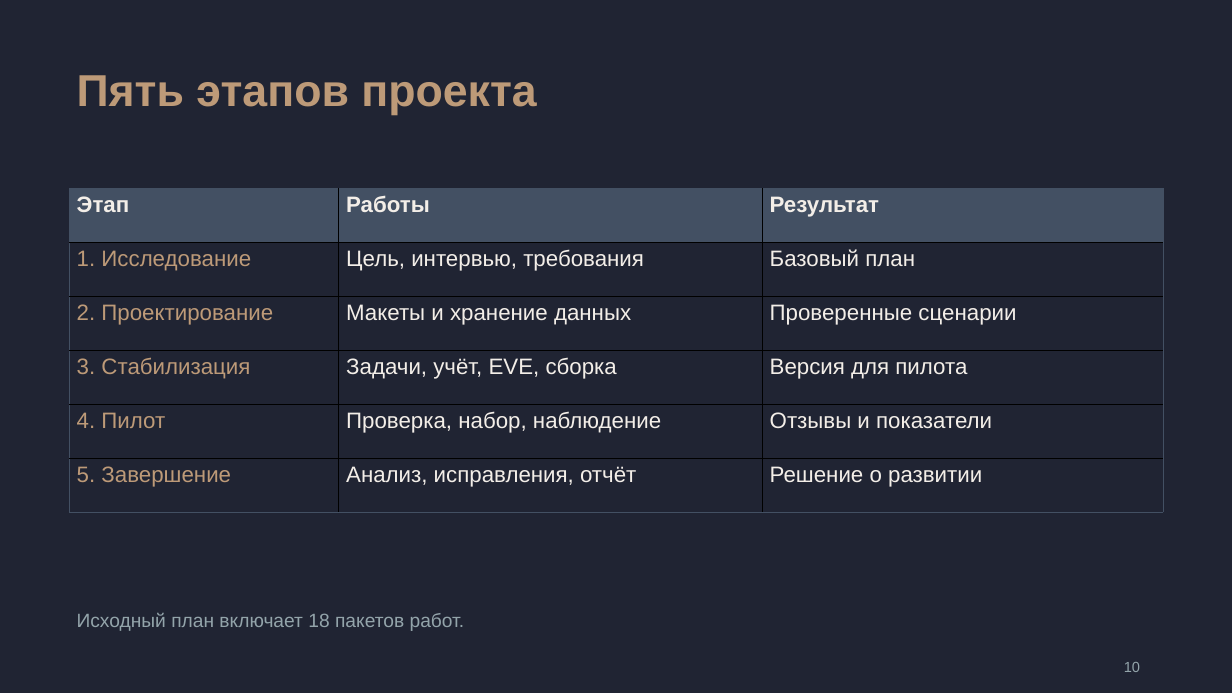
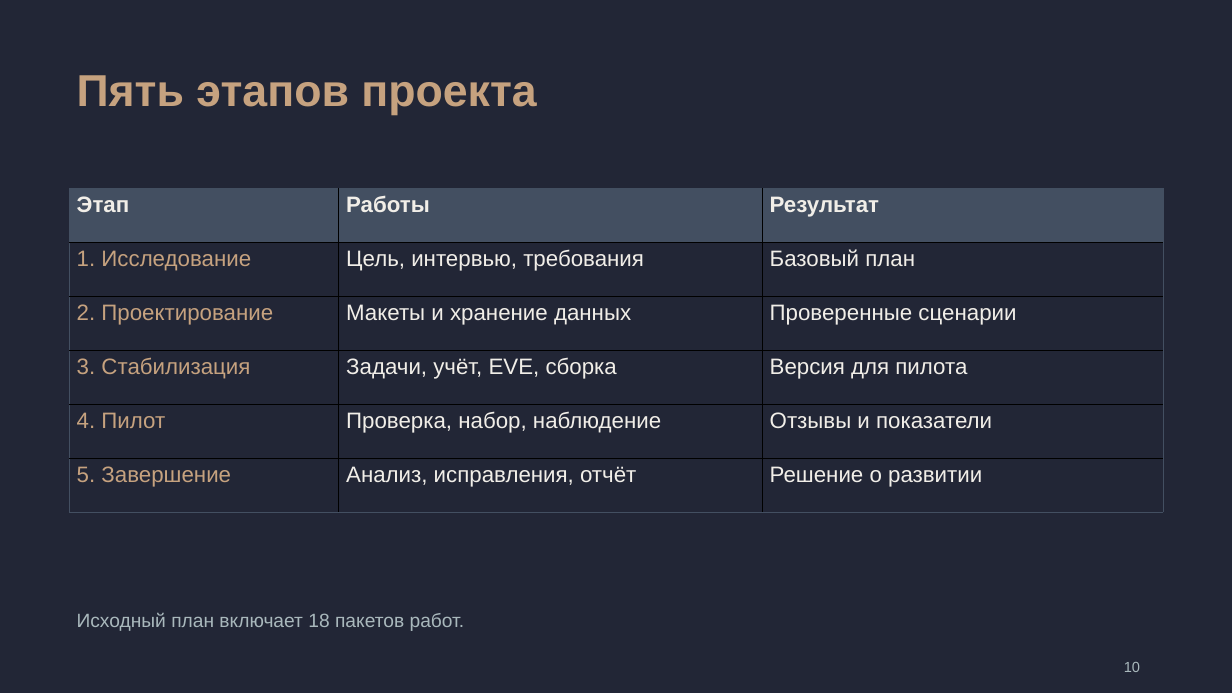
Before and after one commit to kartaamigo/RE-FORM-LIFE, a slide deck: slide 10 of docs/project-plan/RE_FORM_LIFE_simple.pptx. Drawn at 1232x693 pixels with LibreOffice and Linux fonts; fonts in the diff are those of the drawing. Boxes give left, top, right and bottom in pixels: in the first picture for what was removed or moved away, otherwise in the second. Text is boxed around its words. In the diff, an @@ line names an element or a change of style, - is before the commit and + after.

Commit message:
docs: match simplified deck colors to reference presentation

```diff
--- a/docs/project-plan/RE_FORM_LIFE_simple.pptx
+++ b/docs/project-plan/RE_FORM_LIFE_simple.pptx
@@ background #202433 to #222636 @@
@@ text "Исходный план включает 18 пакетов ..." at bbox=[77, 613, 465, 631]: text colour #93A4AA to #A9B8BC @@
@@ text "10" at bbox=[1124, 662, 1140, 672]: text colour #93A4AA to #A9B8BC @@
```
Also in this commit, not shown: 16 other slides changed, 1 other file.
